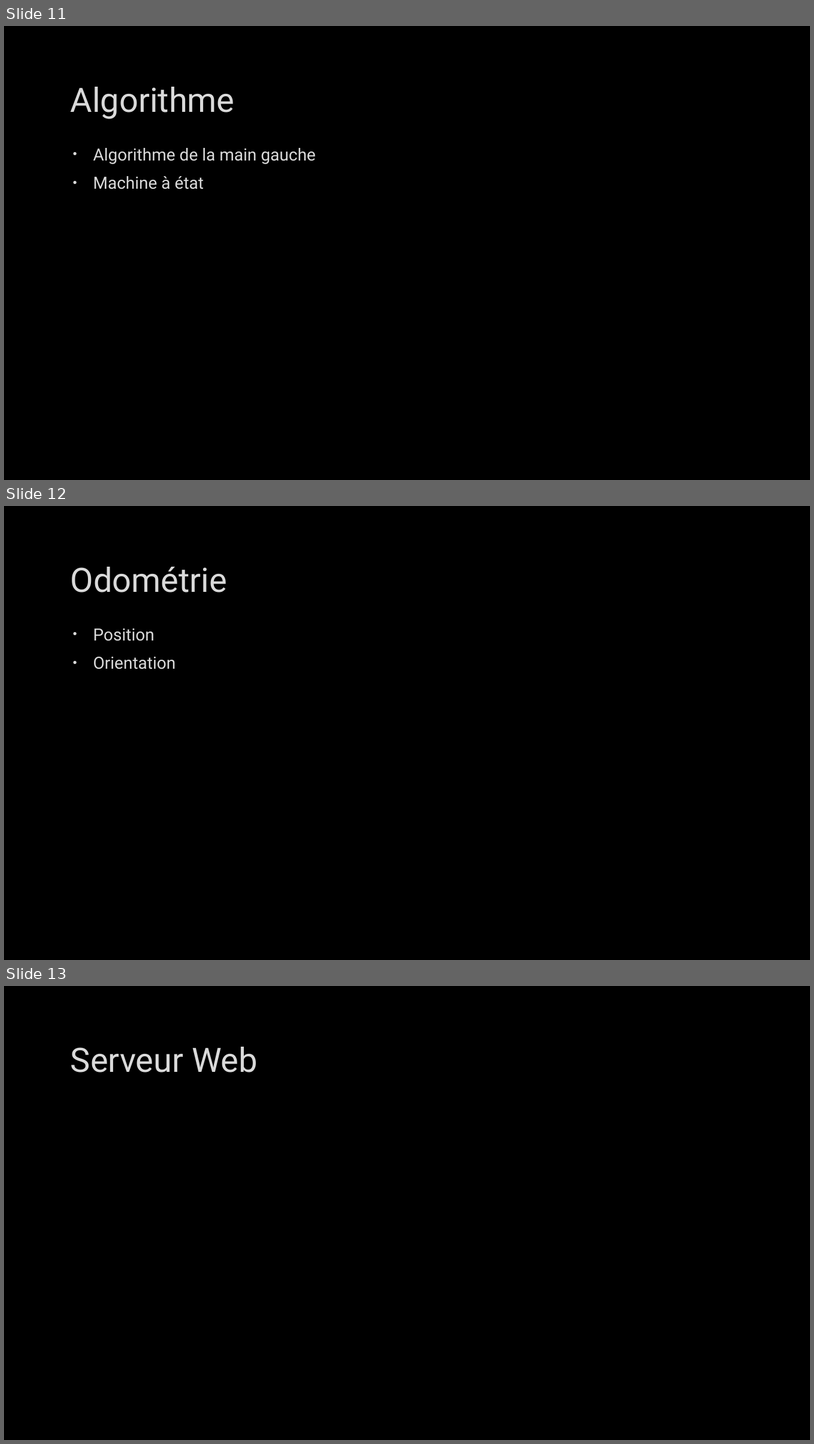
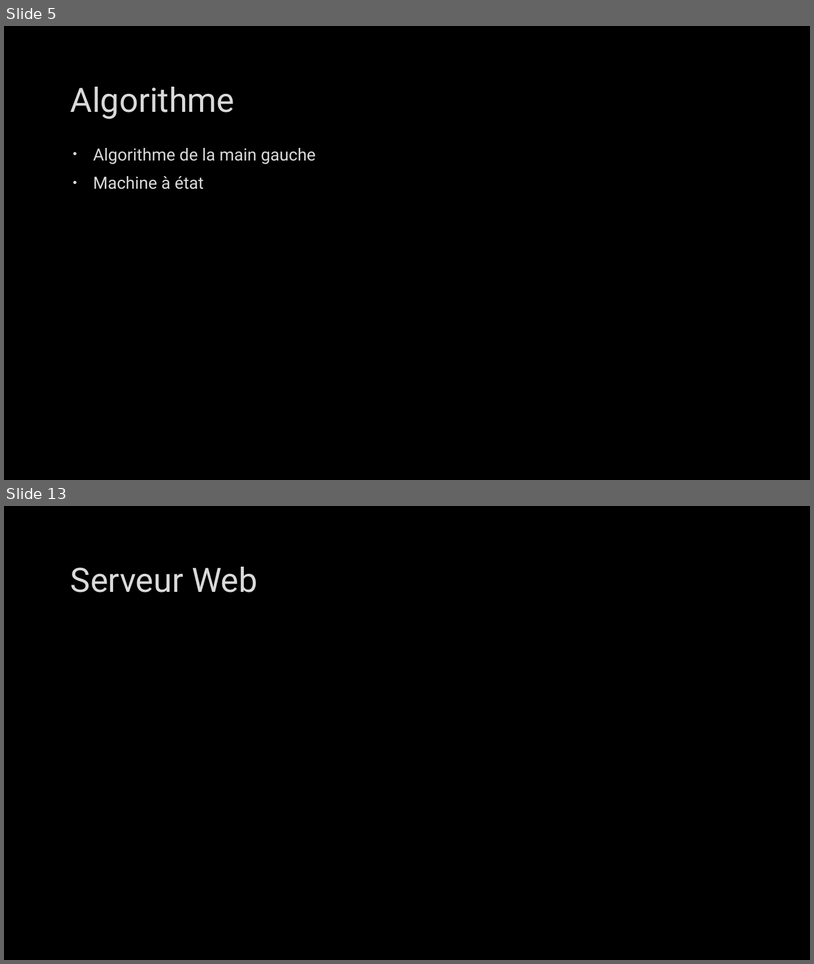
Before and after one commit to CyrilPy/BadMonkey, a slide deck: Gestion projet/Projet intégration robotique – IMERIR.pptx. Shown one above the other, each under a label of ours: slides 11, 12 and 13 before the commit, slides 5 and 13 after it; the slides between them are not shown. The pictures are 814x1444 and 814x964 pixels, drawn with LibreOffice and Linux fonts; fonts in the diff are those of the drawing; background and template pictures are left out. Boxes give left, top, right and bottom in pixels: in the first picture for what was removed or moved away, otherwise in the second. Text is boxed around its words. In the diff, an @@ line names an element or a change of style, - is before the commit and + after.

```diff
--- a/Gestion projet/Projet intégration robotique – IMERIR.pptx
+++ b/Gestion projet/Projet intégration robotique – IMERIR.pptx
@@ slide 12 removed at <box>4,506,810,960</box>, background picture (left out) @@
@@ title removed at <box>71,567,227,592</box> @@
-Odométrie
@@ text removed at <box>93,628,176,669</box> @@
-• Position
-• Orientation
@@ what was slide 11 is now slide 5 @@
```
Also in this commit, not shown: 2 slides changed, 1 slide added, 1 other file.
